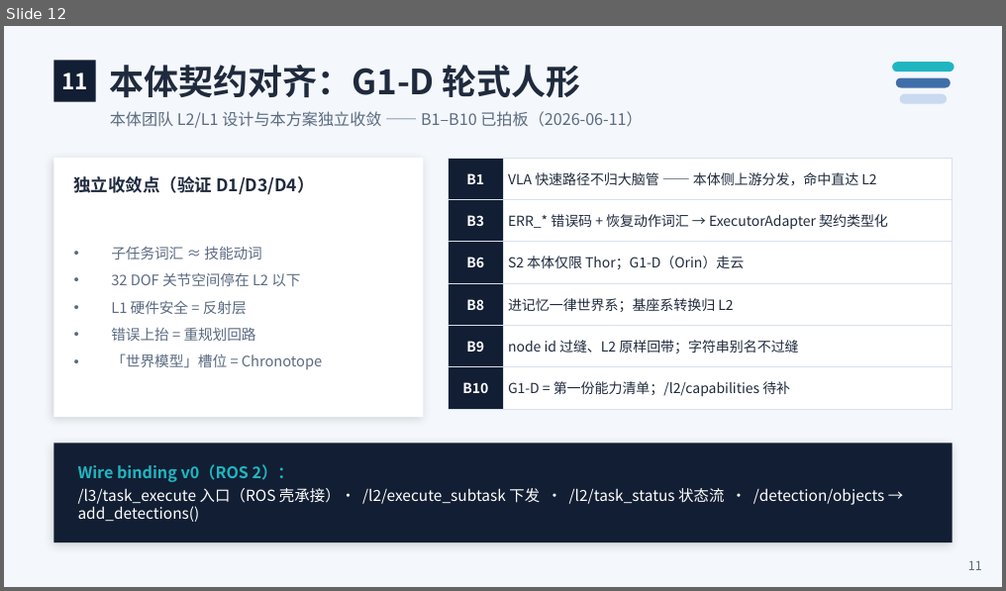
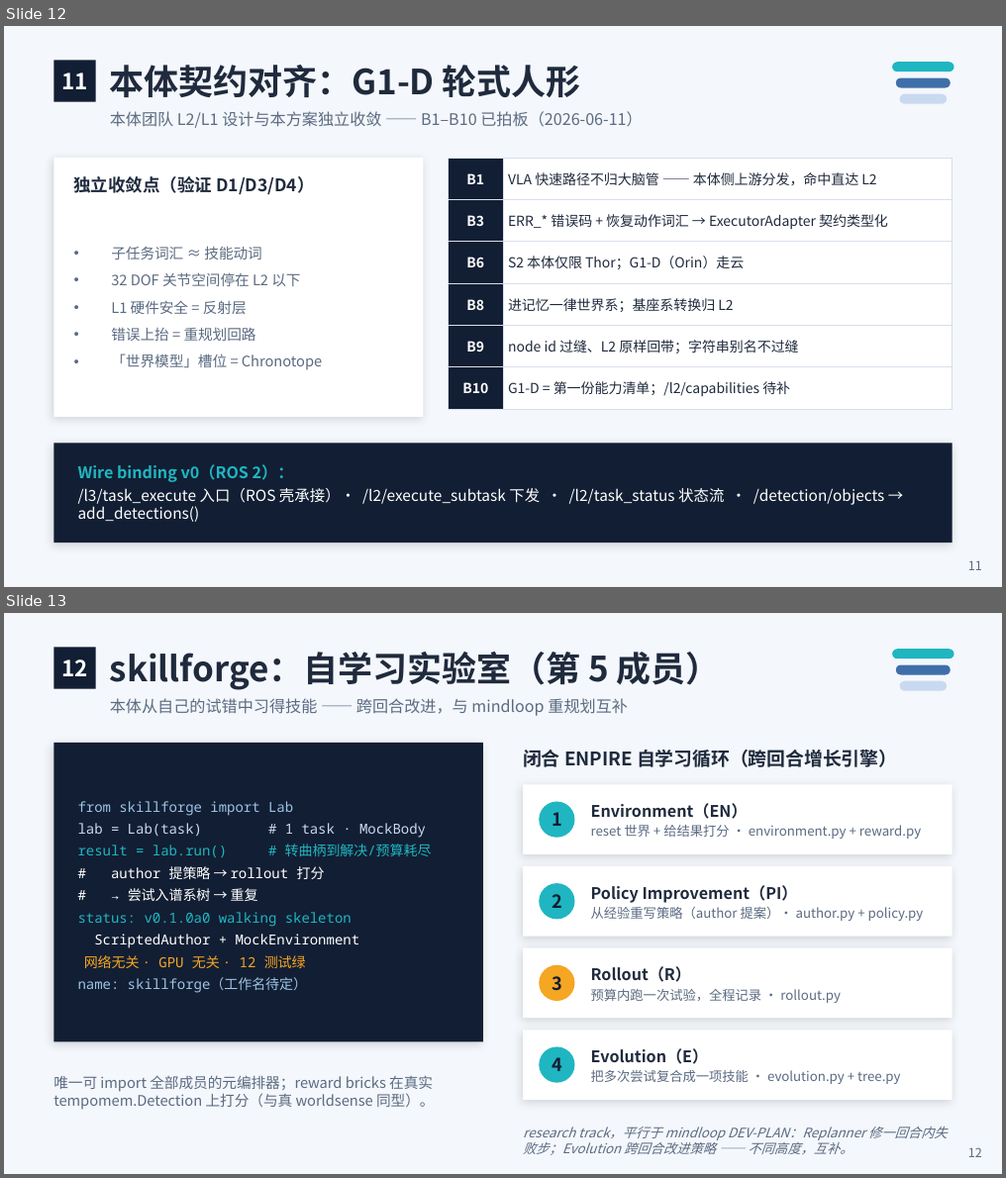
Before and after one commit to wikieden/SpatialRobot, a slide deck: 三层大脑架构方案汇报.pptx. Shown one above the other, each under a label of ours: slide 12 before the commit, slides 12 and 13 after it. The pictures are 1006x591 and 1006x1178 pixels, drawn with LibreOffice and Linux fonts; fonts in the diff are those of the drawing. Boxes give left, top, right and bottom in pixels: in the first picture for what was removed or moved away, otherwise in the second. Text is boxed around its words. In the diff, an @@ line names an element or a change of style, - is before the commit and + after.

Commit message:
docs: update VISION/research/keynote to Chronotope 5-member state
Rebrand SpatialRobot -> Chronotope (product name) across root-level
reporting materials; grow the member set three -> five (add bodylink,
skillforge). SpatialRobot now appears only as the workspace dir name.

- VISION (en/zh): v2 -> v3; TL;DR box + 9-term glossary + Mermaid
  dual-system diagram; bodylink/skillforge in §2.1 + deployment matrix;
  §2.2 "no robot body" reconciled (bodylink is the executor seam, not a
  robot); critique-ledger appendix marked internal.
- research (en/zh): fix broken VISION/research paths in gaps-probe;
  reconcile RoboOS 561->571 stars + Cosmos-Reason2 EOL-vs-keep; flag
  overdue BAAI-conf trigger; thread bodylink into l3-l2 roadmap; add
  Mermaid (three-pole landscape, two-loop bridge); landscape TL;DR;
  normalize deep-dive zh half-width -> full-width punctuation.
- CLAUDE.md: three -> five members; bodylink/skillforge table rows +
  dependency direction; dataflow diagram extended.
- keynote (.pptx): new skillforge ENPIRE slide; bodylink proposal ->
  P0 delivered; 3+1/4 -> 5 members; v2 footer (2026-06-25).

```diff
--- a/三层大脑架构方案汇报.pptx
+++ b/三层大脑架构方案汇报.pptx
@@ slide 13 added at [4, 613, 1002, 1174], background #F4F7FB @@
@@ rectangle added at [54, 647, 96, 689], fill #121E33 @@
@@ text added at [61, 660, 87, 676], 16 pt, text #FFFFFF, bold @@
+12
@@ text added at [110, 652, 721, 690], 25 pt, text #1F2A3D, bold @@
+skillforge：自学习实验室（第 5 成员）
@@ rounded rectangle added at [892, 649, 954, 659], fill #1FB6C1 @@
@@ rounded rectangle added at [896, 664, 951, 674], fill #3F6FA8 @@
@@ text added at [110, 698, 628, 716], 11.5 pt, text #5B6B82 @@
+本体从自己的试错中习得技能 —— 跨回合改进，与 mindloop 重规划互补
@@ rounded rectangle added at [899, 681, 946, 691], fill #C9D9F0 @@
@@ rectangle added at [54, 743, 483, 1042], fill #121E33 @@
@@ text added at [523, 750, 897, 767], 13.5 pt, text #1F2A3D, bold @@
+闭合 ENPIRE 自学习循环（跨回合增长引擎）
@@ rectangle added at [523, 784, 952, 855], fill #FFFFFF @@
@@ text added at [78, 801, 432, 993], 10 pt, text #FFFFFF @@
+from skillforge import Lab
+lab = Lab(task) # 1 task · MockBody
+result = lab.run() # 转曲柄到解决/预算耗尽
+# author 提策略 → rollout 打分
+# → 尝试入谱系树 → 重复
+status: v0.1.0a0 walking skeleton
+ScriptedAuthor + MockEnvironment
+网络无关 · GPU 无关 · 12 测试绿
+name: skillforge（工作名待定）
@@ ellipse added at [539, 802, 575, 838], fill #1FB6C1 @@
@@ text added at [551, 812, 562, 826], 13 pt, text #121E33, bold @@
+1
@@ text added at [591, 803, 921, 839], 9.5 pt, text #5B6B82 @@
+Environment（EN）
+reset 世界 + 给结果打分 · environment.py + reward.py
@@ rectangle added at [523, 866, 952, 937], fill #FFFFFF @@
@@ ellipse added at [539, 883, 575, 919], fill #1FB6C1 @@
@@ text added at [551, 894, 562, 908], 13 pt, text #121E33, bold @@
+2
@@ text added at [591, 885, 924, 921], 9.5 pt, text #5B6B82 @@
+Policy Improvement（PI）
+从经验重写策略（author 提案）· author.py + policy.py
@@ rectangle added at [523, 949, 952, 1018], fill #FFFFFF @@
@@ ellipse added at [539, 965, 575, 1001], fill #F5A623 @@
@@ text added at [591, 966, 841, 1003], 9.5 pt, text #5B6B82 @@
+Rollout（R）
+预算内跑一次试验，全程记录 · rollout.py
@@ text added at [551, 976, 562, 991], 13 pt, text #121E33, bold @@
+3
@@ rectangle added at [523, 1030, 952, 1100], fill #FFFFFF @@
@@ ellipse added at [539, 1047, 575, 1083], fill #1FB6C1 @@
@@ text added at [551, 1058, 562, 1071], 13 pt, text #121E33, bold @@
+4
@@ text added at [591, 1049, 900, 1084], 9.5 pt, text #5B6B82 @@
+Evolution（E）
+把多次尝试复合成一项技能 · evolution.py + tree.py
@@ text added at [54, 1075, 434, 1109], 10.5 pt, text #5B6B82 @@
+唯一可 import 全部成员的元编排器；reward bricks 在真实 tempomem.Detection 上打分（与真 worldsense 同型）。
@@ text added at [523, 1127, 947, 1156], 9.5 pt, text #5B6B82, italic @@
+research track，平行于 mindloop DEV-PLAN：Replanner 修一回合内失败步；Evolution 跨回合改进策略 —— 不同高度，互补。
@@ text added at [968, 1148, 982, 1157], 9 pt, text #5B6B82 @@
+12
```
Also in this commit, not shown: 4 slides changed, 11 other files.
